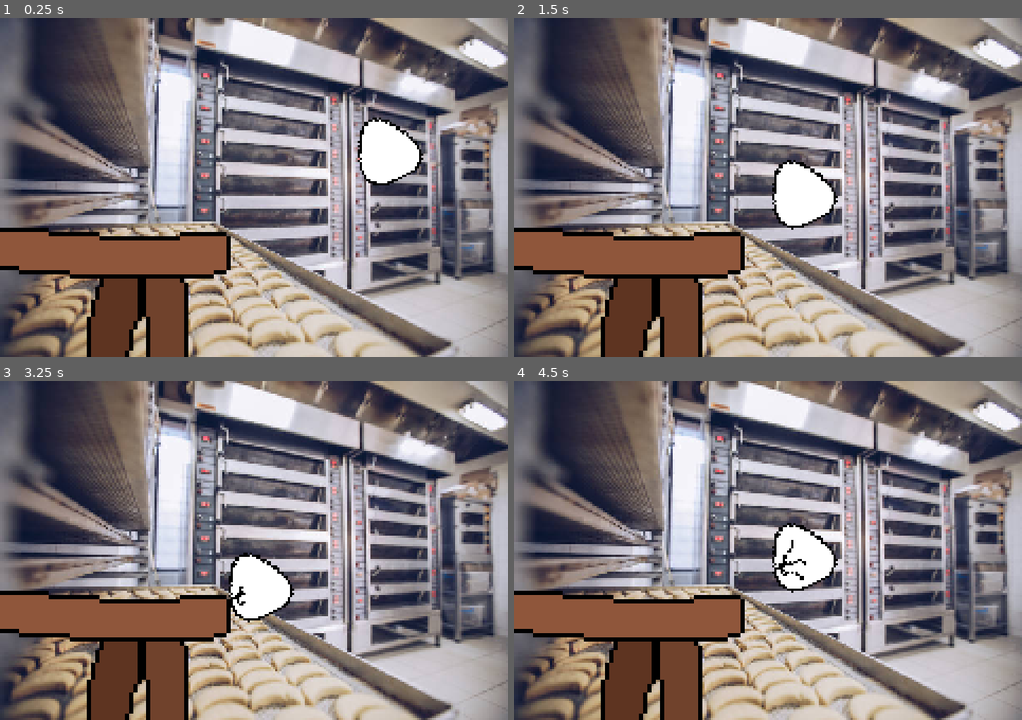
Above: before the commit, frames 1-4 (two rows, left to right).
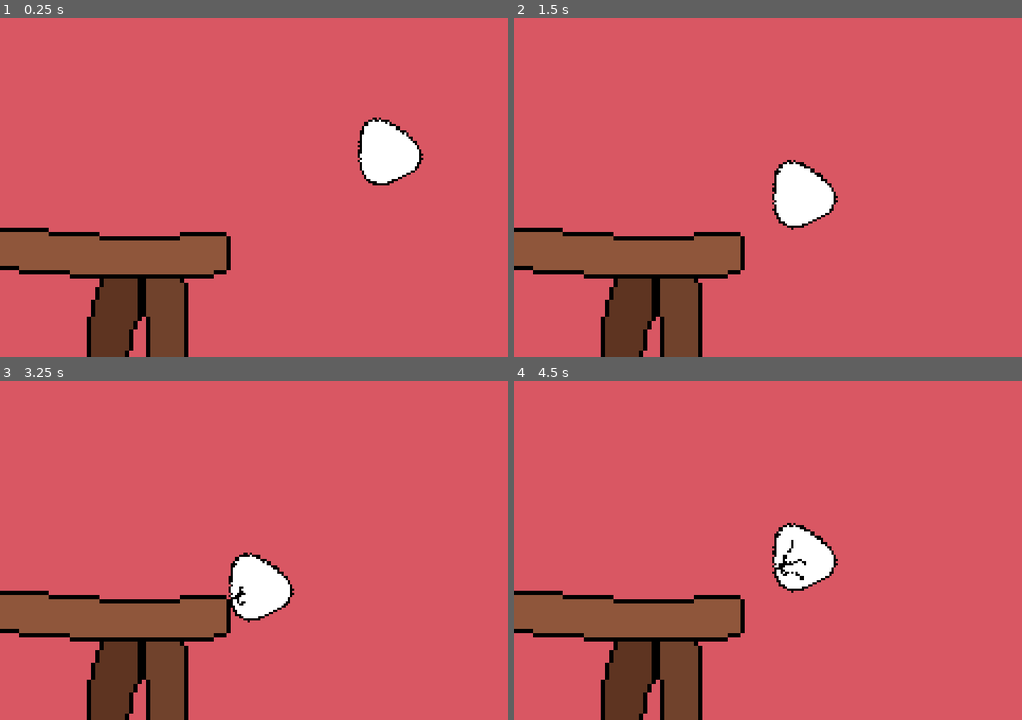
Above: after the commit, the same moments.

Repository: emmetl913/GMTK2024
Game: Godot game, scene res://games/CrackingGame/CrackingGame.tscn
The game is run twice, just before and just after one commit, with the same random seed, the same clock (stepped at 60 frames per second) and the same inputs. This scene is started directly instead of the project's main scene. Sound files missing from this copy of the repository are replaced by a short silence.
Inputs (mouse positions are in pixels of both pictures, inside the frame that each line leads up to):
- Up to frame 1 (0.25 s): no input
- Up to frame 2 (1.5 s): tap Enter at 0.5 s; move the mouse to (879, 170) at 0.52 s; hold D (D) 0.53-1.28 s; click (879, 170) at 0.8 s; move the mouse to (666, 204) at 1.27 s; click (666, 204) at 1.35 s
- Up to frame 3 (3.25 s): tap S (S) at 1.55 s; tap Space at 2 s; move the mouse to (304, 475) at 2.02 s; hold S (S) 2.03-2.78 s; tap D (D) at 2.3 s; tap Enter at 2.75 s; move the mouse to (228, 618) at 2.77 s; tap A (A) at 2.85 s; click (228, 618) at 3.05 s
- Up to frame 4 (4.5 s): move the mouse to (920, 601) at 3.52 s; hold D (D) 3.53-4.28 s; tap S (S) at 3.8 s; tap Space at 4.25 s; move the mouse to (615, 499) at 4.27 s; click (615, 499) at 4.35 s

The runs differ from the first frame. In frame 1, 88% of the frame differs, in the area x 0-100%, y 0-100%; in frame 2, 88%; in frame 3, 88%; in frame 4, 88%.

Commit message:
cracking game no bakery

Diff:
--- a/games/CrackingGame/CrackingGame.tscn
+++ b/games/CrackingGame/CrackingGame.tscn
@@ -1,7 +1,7 @@
 [gd_scene load_steps=7 format=3 uid="uid://dirx1pwsdxbkp"]
 
 [ext_resource type="Script" path="res://games/CrackingGame/CrackingGame.gd" id="1_s24qa"]
-[ext_resource type="Texture2D" uid="uid://ba6l33kci3dfy" path="res://assets/sprites/bakery1.png" id="2_7xtao"]
+[ext_resource type="Texture2D" uid="uid://cxlukhm6g177i" path="res://assets/sprites/redbigasssquare.png" id="2_2ndmw"]
 [ext_resource type="Texture2D" uid="uid://bekvl7nc0ujko" path="res://assets/sprites/egg_whole.png" id="2_tk385"]
 [ext_resource type="Texture2D" uid="uid://f363qkofjdrr" path="res://assets/sprites/table_temp.png" id="3_qng3m"]
 [ext_resource type="AudioStream" uid="uid://ch06ak3bsossv" path="res://assets/sfx/egg_cracking.wav" id="5_63upa"]
@@ -19,7 +19,7 @@
 [node name="ColorRect" type="TextureRect" parent="."]
 offset_right = 240.0
 offset_bottom = 160.0
-texture = ExtResource("2_7xtao")
+texture = ExtResource("2_2ndmw")
 
 [node name="EggStuff" type="Node2D" parent="."]
 
--- a/menus/MainMenu.tscn
+++ b/menus/MainMenu.tscn
@@ -18,6 +18,7 @@
 
 [sub_resource type="LabelSettings" id="LabelSettings_g3bxd"]
 font = ExtResource("12_2wr2a")
+
 [sub_resource type="Animation" id="Animation_jtwbn"]
 length = 0.001
 tracks/0/type = "value"
@@ -243,6 +244,7 @@
 offset_bottom = 170.0
 text = "Best Streak: "
 label_settings = SubResource("LabelSettings_g3bxd")
+
 [node name="FadeFirst" type="ColorRect" parent="."]
 z_index = 1
 layout_mode = 0
--- a/worlds/instruction_screen.tscn
+++ b/worlds/instruction_screen.tscn
@@ -230,9 +230,9 @@
 
 [node name="Label4" type="Label" parent="LabelSecond"]
 texture_filter = 1
-offset_left = 142.0
+offset_left = 143.0
 offset_top = 67.0
-offset_right = 170.0
+offset_right = 171.0
 offset_bottom = 90.0
 text = "W"
 label_settings = SubResource("LabelSettings_nf2c2")
Binary file added: assets/sprites/redbigasssquare.aseprite
Binary file added: assets/sprites/redbigasssquare.png
Not shown, added: assets/sprites/redbigasssquare.png.import
Not shown: 1 places in menus/MainMenu.tscn that only renumber resources
